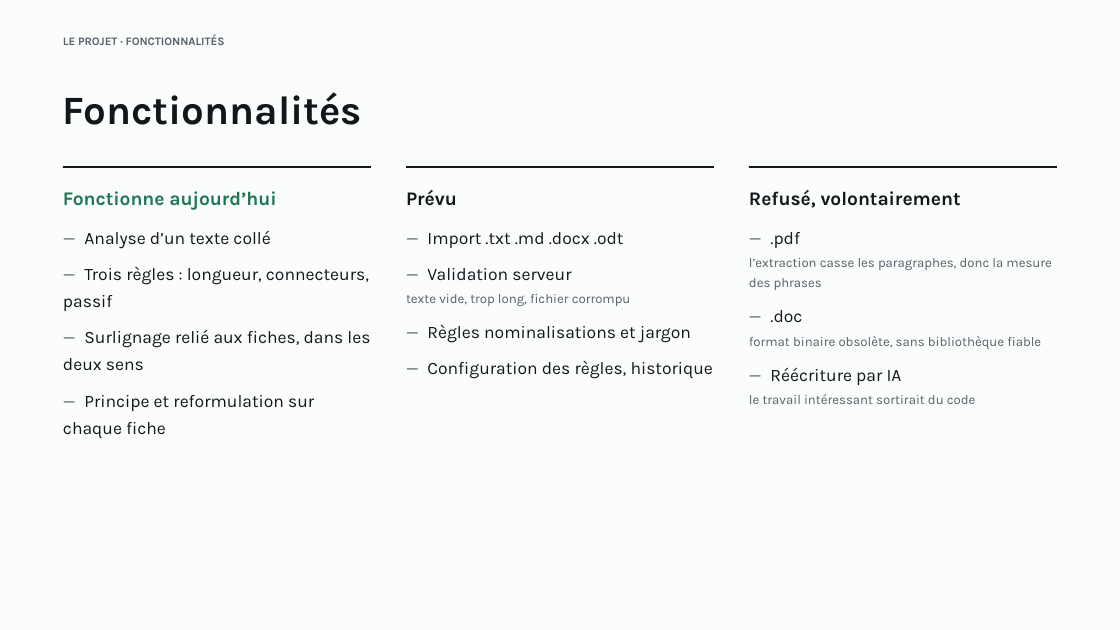
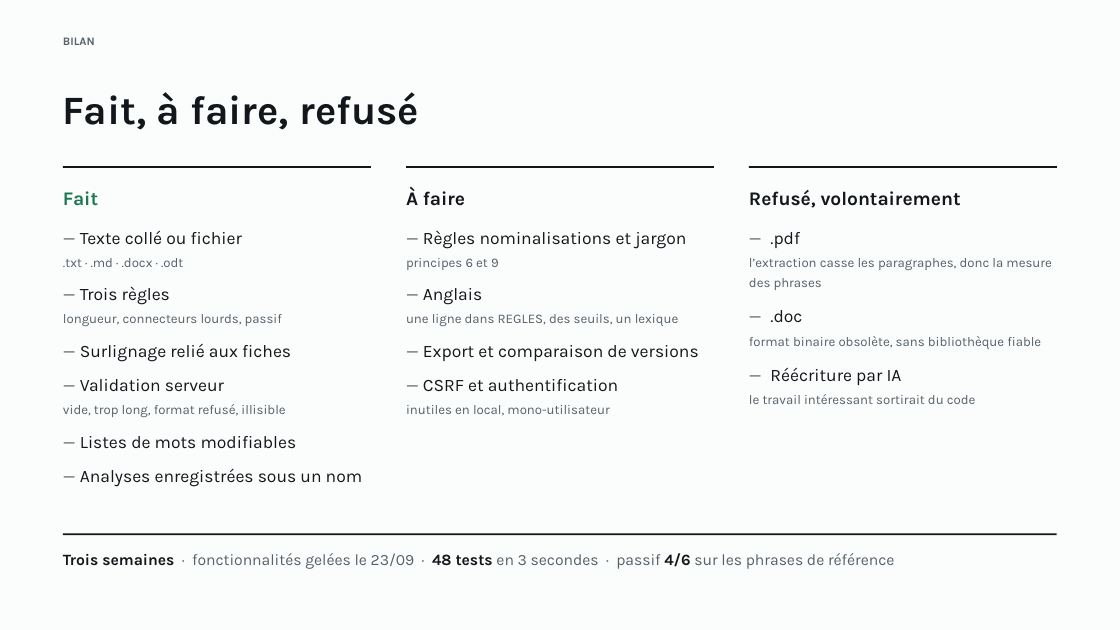
Before and after one commit to lhubeaux/final_project, a slide deck: slide 20 of docs/soutenance.pptx (slide 7 before the commit). Drawn at 1120x630 pixels with LibreOffice and Linux fonts; fonts in the diff are those of the drawing. Boxes give left, top, right and bottom in pixels: in the first picture for what was removed or moved away, otherwise in the second. Text is boxed around its words. In the diff, an @@ line names an element or a change of style, - is before the commit and + after.

```diff
--- a/docs/soutenance.pptx
+++ b/docs/soutenance.pptx
@@ text at <box>63,37,95,45</box>: text changed @@
-LE PROJET · FONCTIONNALITÉS
+BILAN
@@ text at <box>63,92,419,130</box>: text changed @@
-Fonctionnalités
+Fait, à faire, refusé
@@ text at <box>63,191,98,206</box>: text changed @@
-Fonctionne aujourd’hui
+Fait
@@ text at <box>406,188,465,206</box>: text changed @@
-Prévu
+À faire
@@ text at <box>63,231,362,487</box>: text changed @@
-— Analyse d’un texte collé
-— Trois règles : longueur, connecteurs, passif
-— Surlignage relié aux fiches, dans les deux sens
-— Principe et reformulation sur chaque fiche
+— Texte collé ou fichier
+.txt · .md · .docx · .odt
+— Trois règles
+longueur, connecteurs lourds, passif
+— Surlignage relié aux fiches
+— Validation serveur
+vide, trop long, format refusé, illisible
+— Listes de mots modifiables
+— Analyses enregistrées sous un nom
@@ text at <box>406,232,631,306</box>: paragraphs removed @@
-— Import .txt .md .docx .odt
-— Validation serveur
-texte vide, trop long, fichier corrompu
@@ text at <box>423,231,686,249</box>: less space between paragraphs @@
@@ text at <box>406,258,699,416</box>: text changed; size 15 to 11.2 pt; text colour #13171B to #56616A @@
-— Configuration des règles, historique
+principes 6 et 9
+— Anglais
+une ligne dans REGLES, des seuils, un lexique
+— Export et comparaison de versions
+— CSRF et authentification
+inutiles en local, mono-utilisateur
@@ rectangle added at <box>63,534,1057,535</box>, fill #13171B @@
@@ text added at <box>63,553,894,569</box>, 13.5 pt, text #56616A @@
+Trois semaines · fonctionnalités gelées le 23/09 · 48 tests en 3 secondes · passif 4/6 sur les phrases de référence
```
Also in this commit, not shown: 8 other slides changed, 2 slides added, 2 slides removed, 1 other file.
